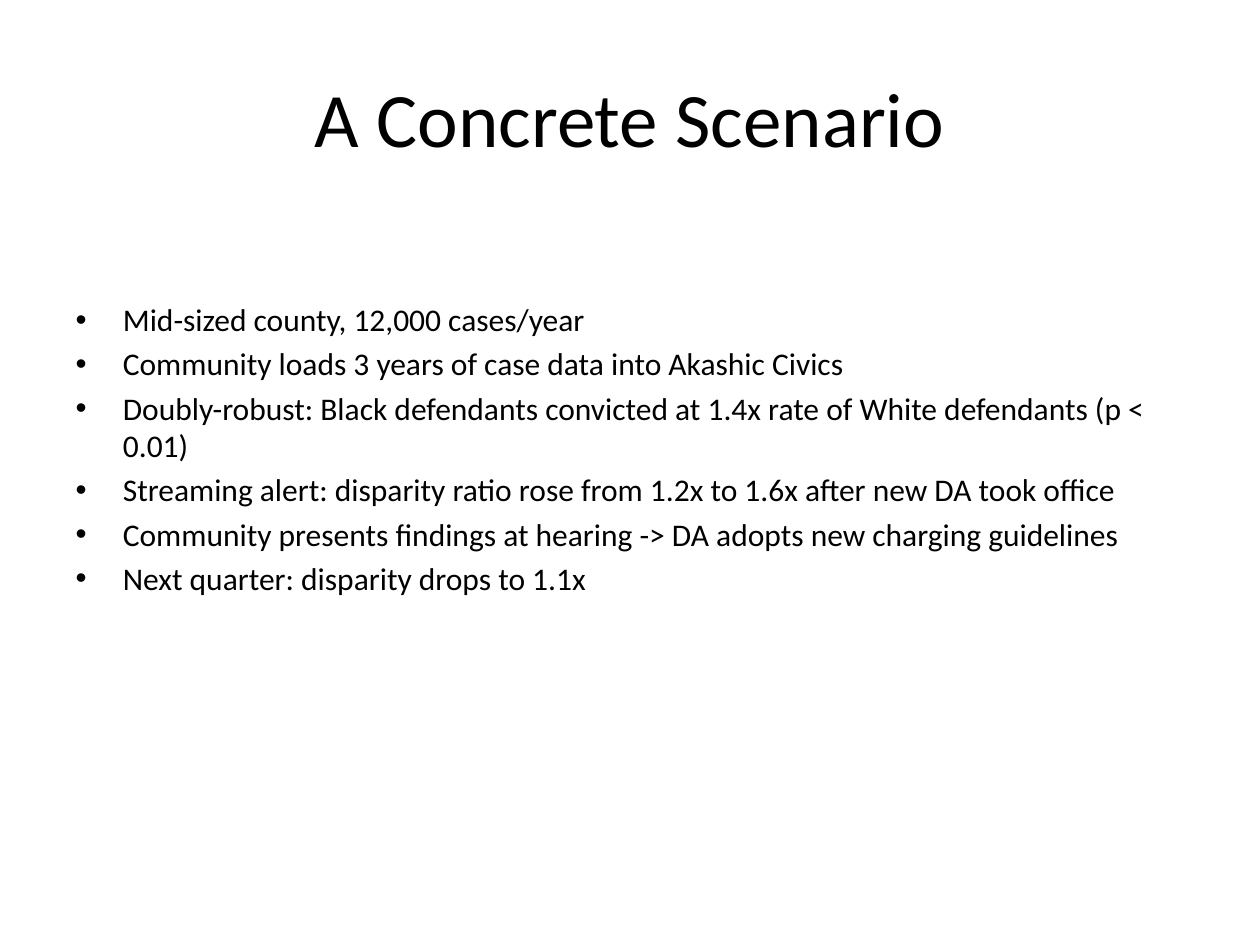
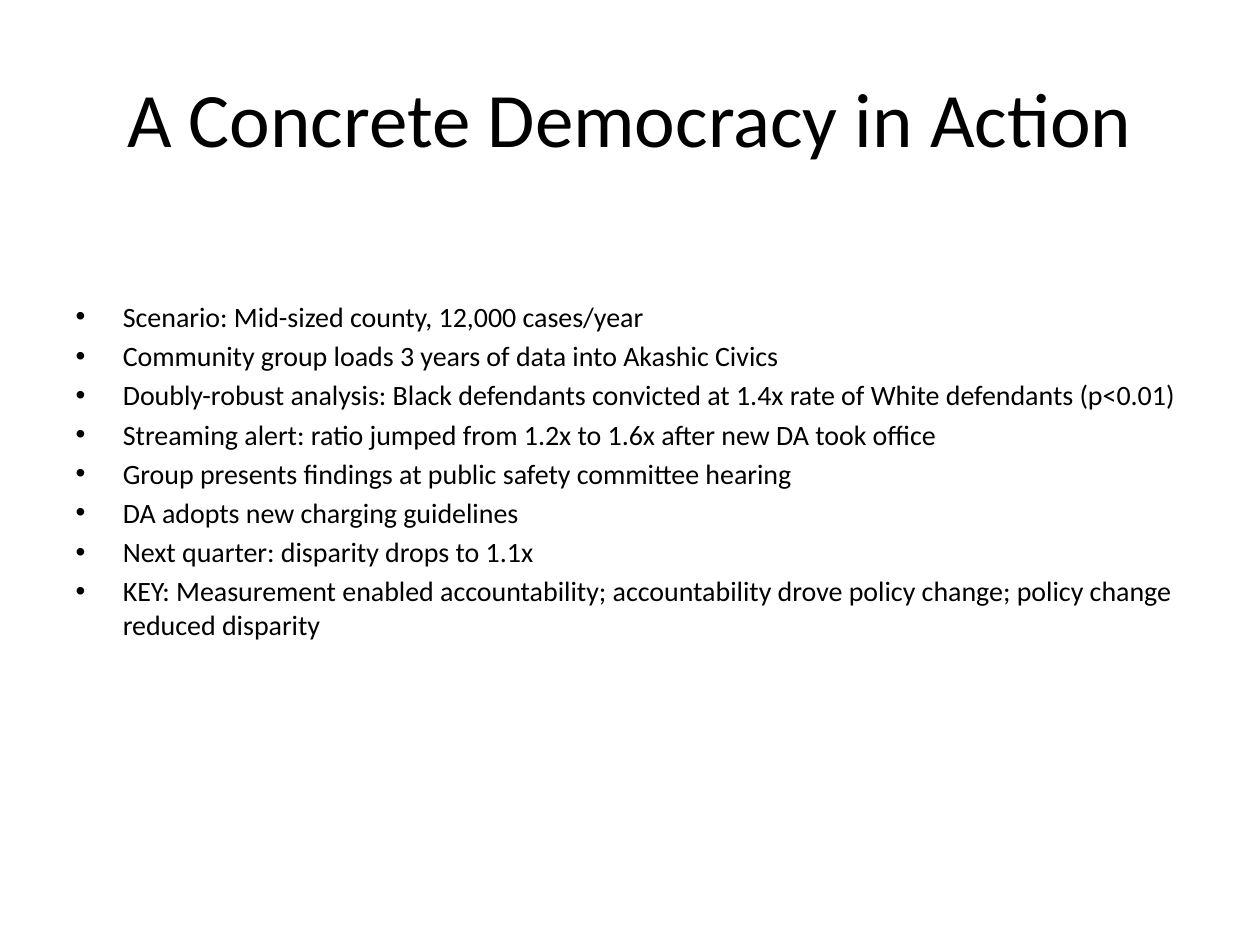
Before and after one commit to elijah/akashic-civics, a slide deck: slide 15 of presentation/akashic_civics_presentation.pptx (slide 17 before the commit). Drawn at 1260x945 pixels with LibreOffice and Linux fonts; fonts in the diff are those of the drawing. Boxes give left, top, right and bottom in pixels: in the first picture for what was removed or moved away, otherwise in the second. Text is boxed around its words. In the diff, an @@ line names an element or a change of style, - is before the commit and + after.

Commit message:
Revise presentation: restructure narrative around civic democracy arc (measurement -> accountability -> reform)

```diff
--- a/presentation/akashic_civics_presentation.pptx
+++ b/presentation/akashic_civics_presentation.pptx
@@ title at box(127, 93, 1131, 160): text changed @@
-A Concrete Scenario
+A Concrete Democracy in Action
@@ text at box(123, 307, 1175, 528): text changed; size 18 to 16 pt @@
-• Mid-sized county, 12,000 cases/year
-• Community loads 3 years of case data into Akashic Civics
-• Doubly-robust: Black defendants convicted at 1.4x rate of White defendants (p < 0.01)
-• Streaming alert: disparity ratio rose from 1.2x to 1.6x after new DA took office
-• Community presents findings at hearing -> DA adopts new charging guidelines
+• Scenario: Mid-sized county, 12,000 cases/year
+• Community group loads 3 years of data into Akashic Civics
+• Doubly-robust analysis: Black defendants convicted at 1.4x rate of White defendants (p<0.01)
+• Streaming alert: ratio jumped from 1.2x to 1.6x after new DA took office
+• Group presents findings at public safety committee hearing
+• DA adopts new charging guidelines
@@ text at box(123, 542, 533, 567): size 18 to 16 pt in "Next quarter: disparity drops to 1.1x" @@
@@ text at box(123, 581, 1171, 640): paragraph added @@
+• KEY: Measurement enabled accountability; accountability drove policy change; policy change reduced disparity
```
Also in this commit, not shown: 11 other slides changed, 5 slides added, 8 slides removed, 2 other files.
